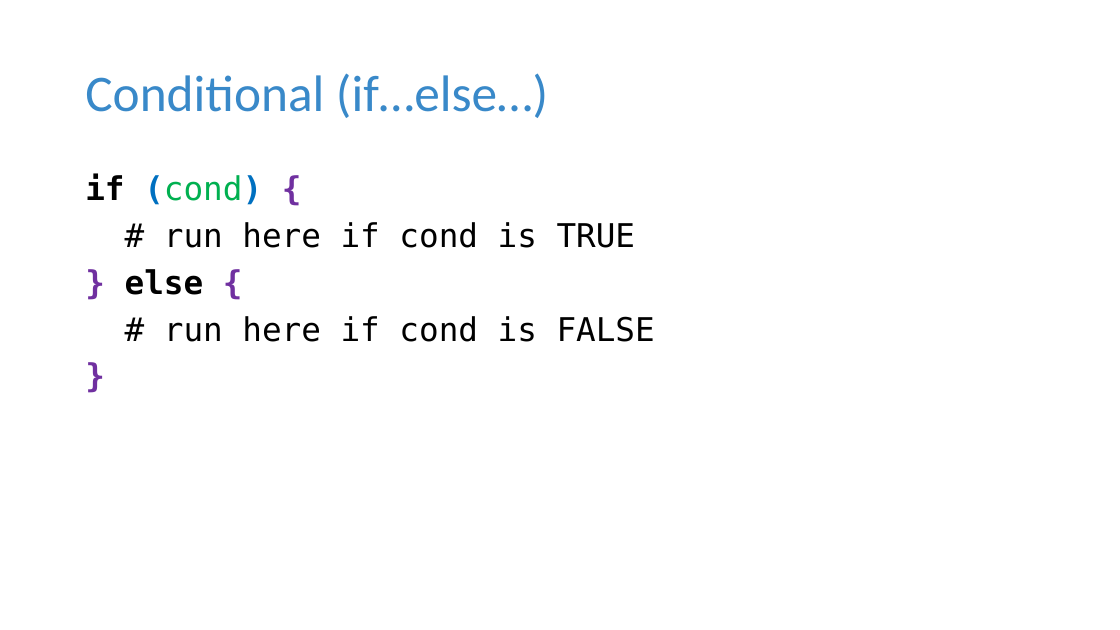
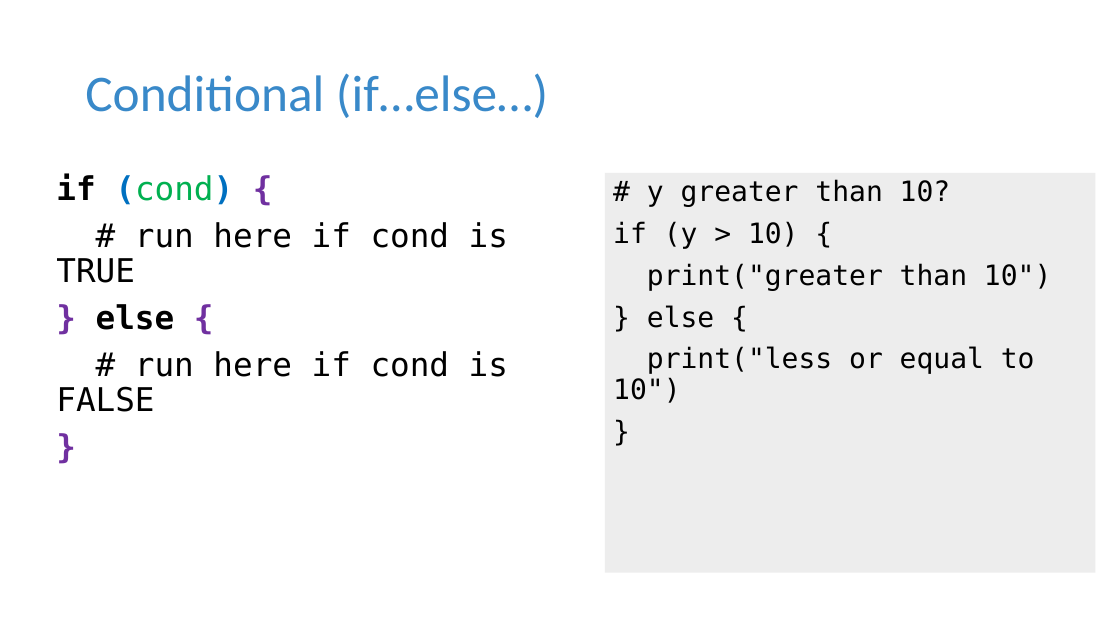
Before and after one commit to tdmdal/r-workshop-researchers, a slide deck: slide 18 of r_intro_researchers.pptx (slide 14 before the commit). Drawn at 1120x630 pixels with LibreOffice and Linux fonts; fonts in the diff are those of the drawing. Boxes give left, top, right and bottom in pixels: in the first picture for what was removed or moved away, otherwise in the second. Text is boxed around its words. In the diff, an @@ line names an element or a change of style, - is before the commit and + after.

```diff
--- a/r_intro_researchers.pptx
+++ b/r_intro_researchers.pptx
@@ text "if (cond) {" rewrapped from bbox=[85, 173, 655, 342] to bbox=[56, 173, 508, 412] @@
@@ rectangle added at bbox=[605, 173, 1096, 573], fill #EDEDED, 24 pt, text #000000 @@
+# y greater than 10?
+if (y > 10) {
+print("greater than 10")
+} else {
+print("less or equal to 10")
+}
```
Also in this commit, not shown: 7 other slides changed, 5 slides added, 2 other files.
